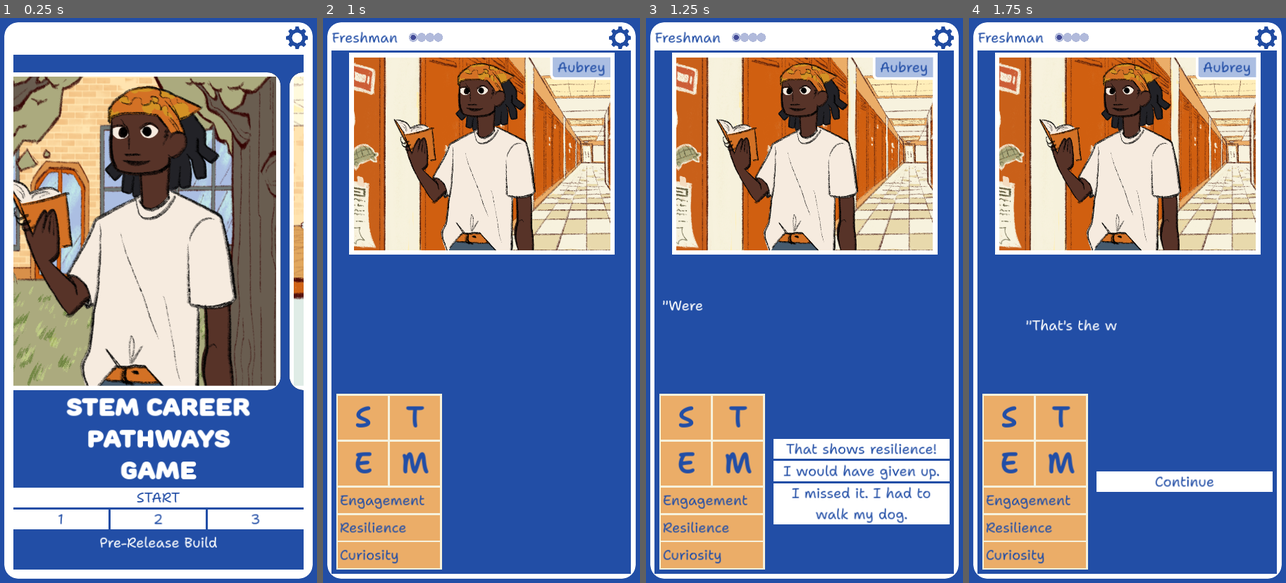
Above: before the commit, frames 1-4 (left to right).
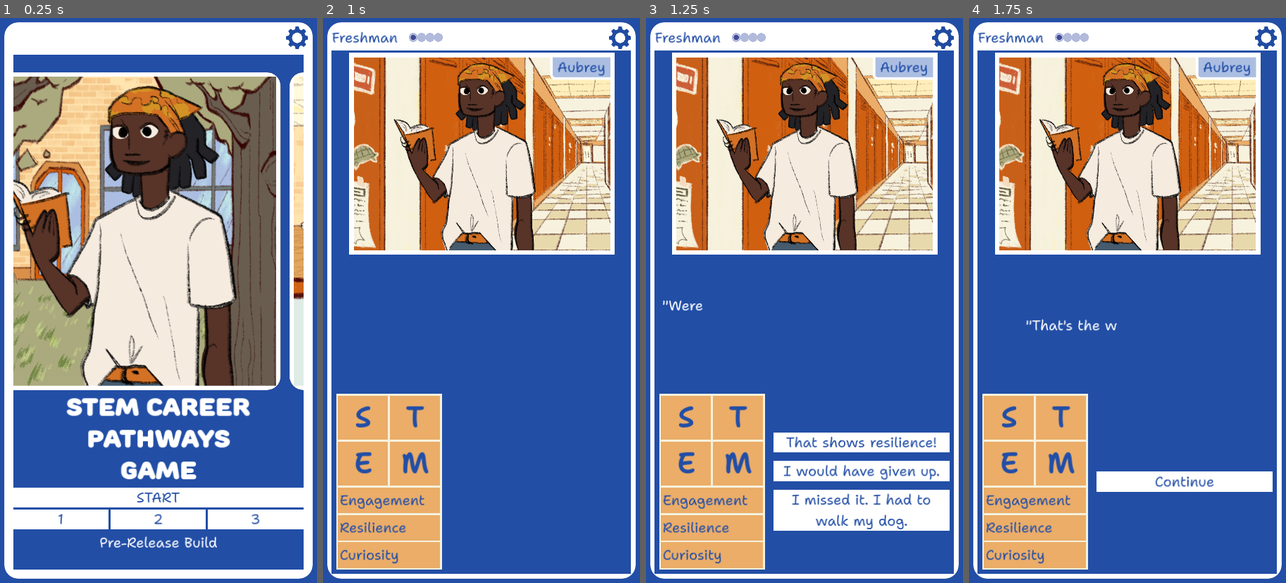
Above: after the commit, the same moments.

Repository: stem-career-paths/game
Game: Godot game, scene res://ui/screen.tscn
The game is run twice, just before and just after one commit, with the same random seed, the same clock (stepped at 60 frames per second) and the same inputs. The engine's default icon, where the game draws it, is replaced by a stand-in: a white triangle on a blue panel in a dark square.
Inputs (mouse positions are in pixels of both pictures, inside the frame that each line leads up to):
- Up to frame 1 (0.25 s): no input
- Up to frame 2 (1 s): click (481, 498) at 0.52 s
- Up to frame 3 (1.25 s): no input
- Up to frame 4 (1.75 s): click (1184, 447) at 1.27 s

Frames 1-2 are identical in both runs. In frame 3, 4.0% of the frame differs, in the area x 40-96%, y 73-91%; in frame 4, nothing differs.

Commit message:
Increase space between option buttons

Diff:
--- a/project/ui/game_screen.tscn
+++ b/project/ui/game_screen.tscn
@@ -222,7 +222,7 @@
 layout_mode = 2
 size_flags_horizontal = 3
 size_flags_stretch_ratio = 5.0
-theme_override_constants/separation = 5
+theme_override_constants/separation = 20
 alignment = 1
 script = ExtResource("6_hfcqp")
 
